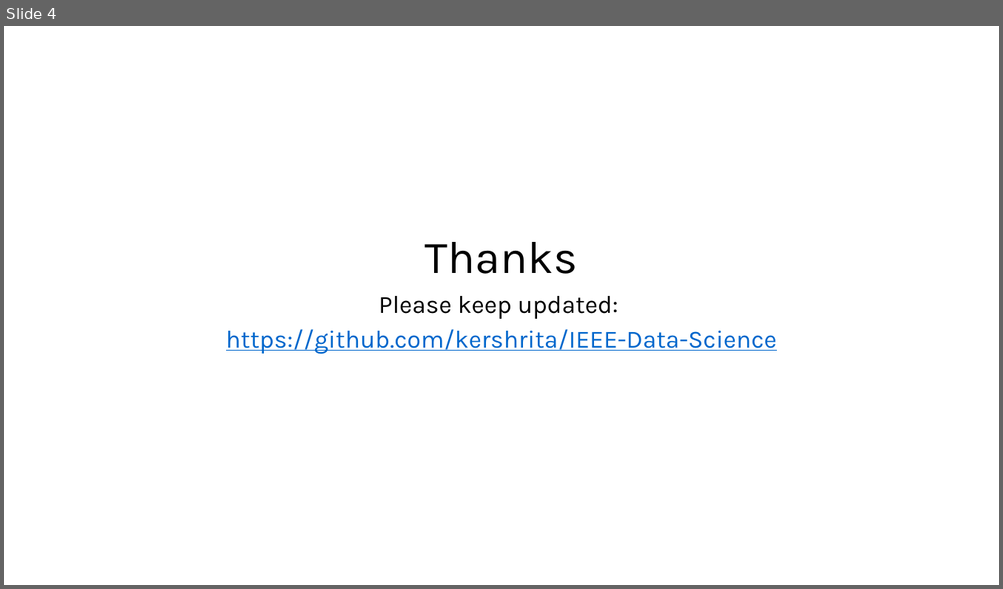
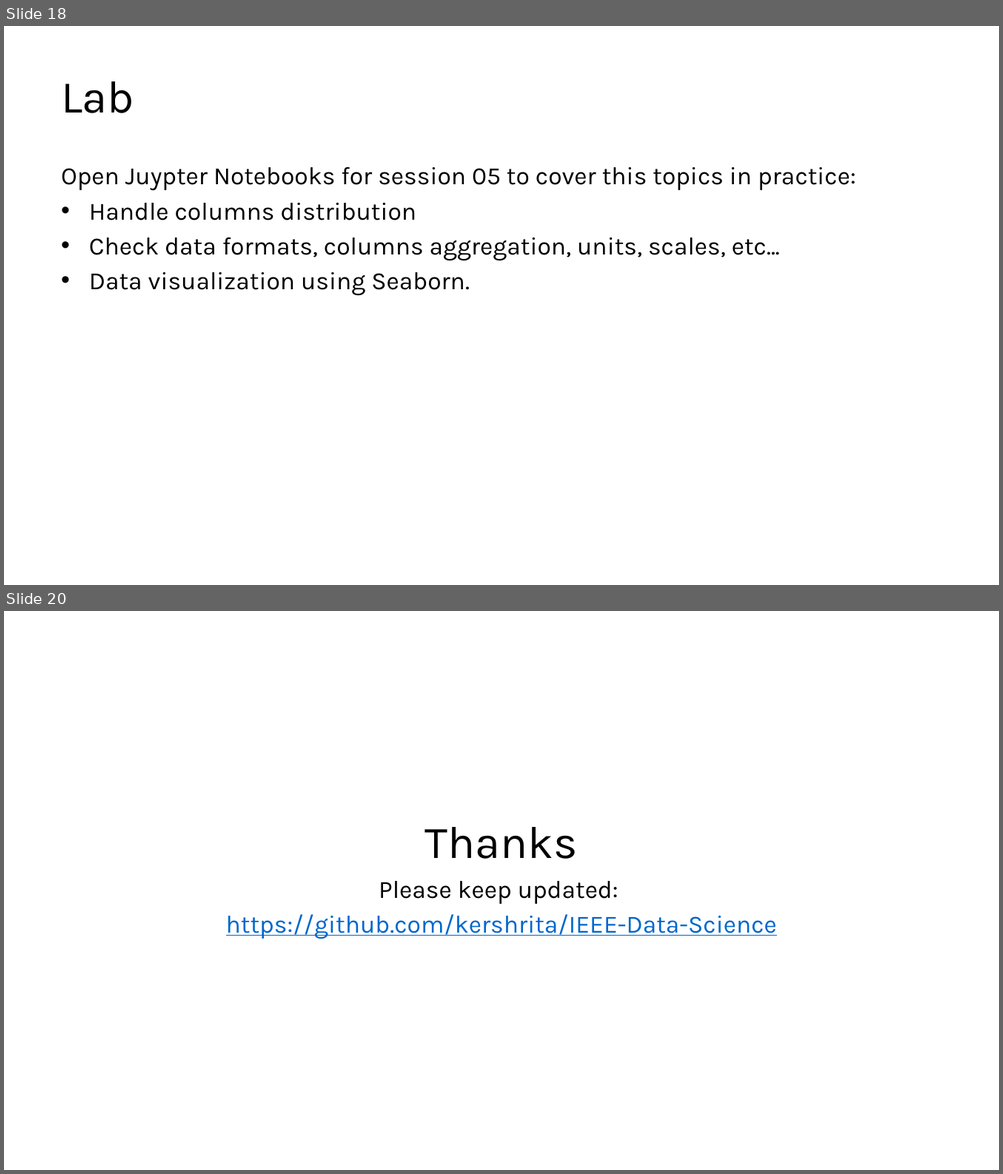
Before and after one commit to kershrita/Data-Science-Roadmap, a slide deck: slides/Session 05 - Data Transformation.pptx. Shown one above the other, each under a label of ours: slide 4 before the commit, slides 18 and 20 after it; the slides between them are not shown. The pictures are 1003x589 and 1003x1174 pixels, drawn with LibreOffice and Linux fonts; fonts in the diff are those of the drawing. Boxes give left, top, right and bottom in pixels: in the first picture for what was removed or moved away, otherwise in the second. Text is boxed around its words. In the diff, an @@ line names an element or a change of style, - is before the commit and + after.

Commit message:
update session 05 slides

```diff
--- a/slides/Session 05 - Data Transformation.pptx
+++ b/slides/Session 05 - Data Transformation.pptx
@@ slide 18 added at box(4, 26, 999, 585), background #FFFFFF @@
@@ title added at box(61, 82, 134, 113), 44 pt, text #000000 @@
+Lab
@@ text added at box(61, 167, 856, 295), 24 pt, text #000000 @@
+Open Juypter Notebooks for session 05 to cover this topics in practice:
+• Handle columns distribution
+• Check data formats, columns aggregation, units, scales, etc...
+• Data visualization using Seaborn.
@@ what was slide 4 is now slide 20 @@
```
Also in this commit, not shown: 17 other slides added, 2 slides removed, 2 other files.
